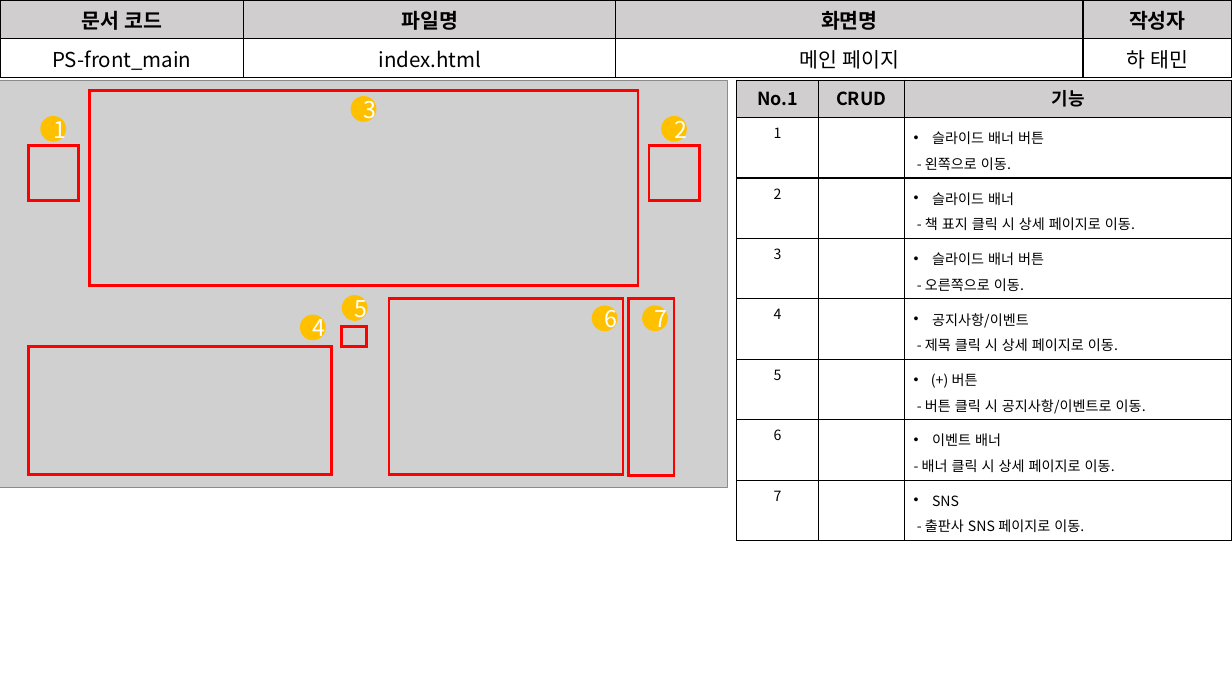
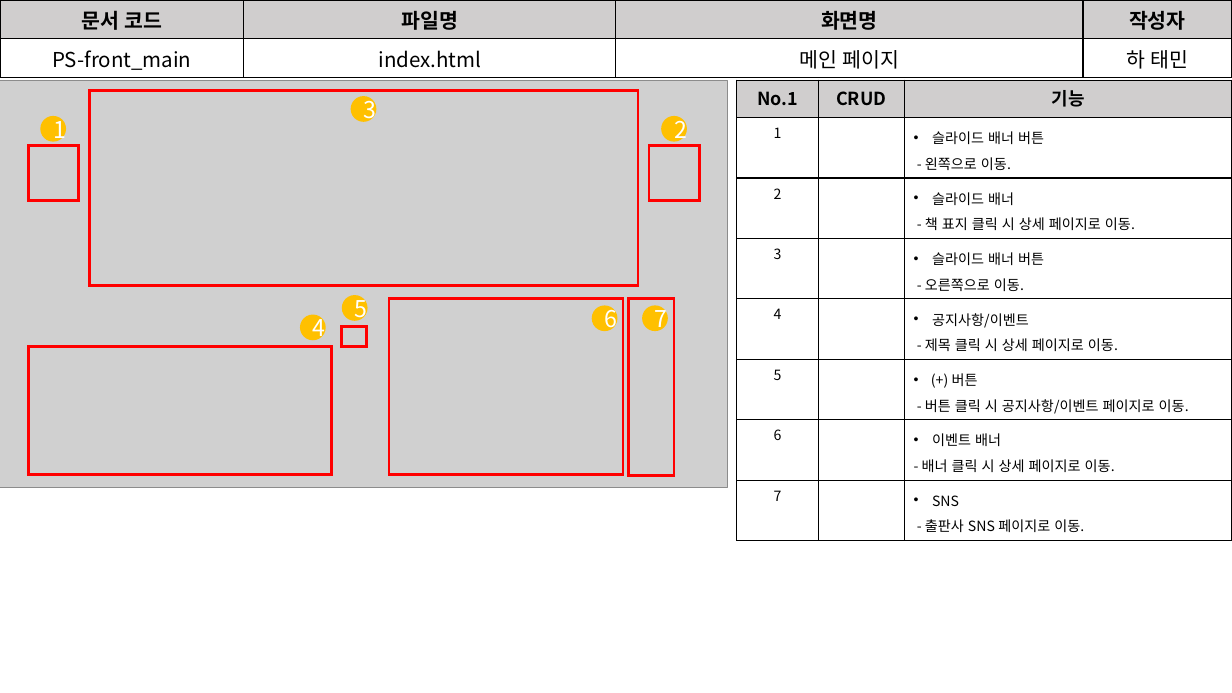
Before and after one commit to David-Ha-1217/Publisher_Portfolio, a slide deck: slide 7 of Documents/화면설계서.pptx. Drawn at 1232x693 pixels with LibreOffice and Linux fonts; fonts in the diff are those of the drawing; grey boxes stand for pictures. Boxes give left, top, right and bottom in pixels: in the first picture for what was removed or moved away, otherwise in the second. Text is boxed around its words. In the diff, an @@ line names an element or a change of style, - is before the commit and + after.

```diff
--- a/Documents/화면설계서.pptx
+++ b/Documents/화면설계서.pptx
@@ table at (x1=738, y1=80, x2=1232, y2=536) @@
-row 6, column 3: (+) 버튼 / - 버튼 클릭 시 공지사항/이벤트로 이동.
+row 6, column 3: (+) 버튼 / - 버튼 클릭 시 공지사항/이벤트 페이지로 이동.
```
Also in this commit, not shown: 9 other slides changed, 4 slides added, 3 slides removed, 1 other file.
